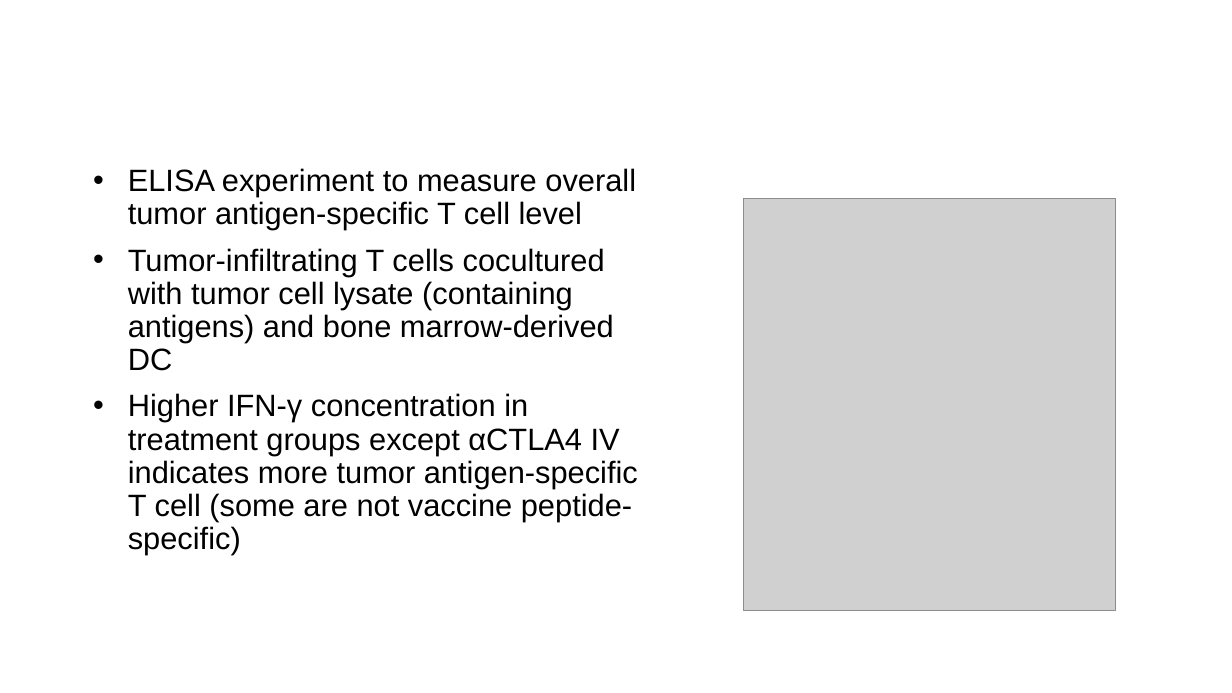
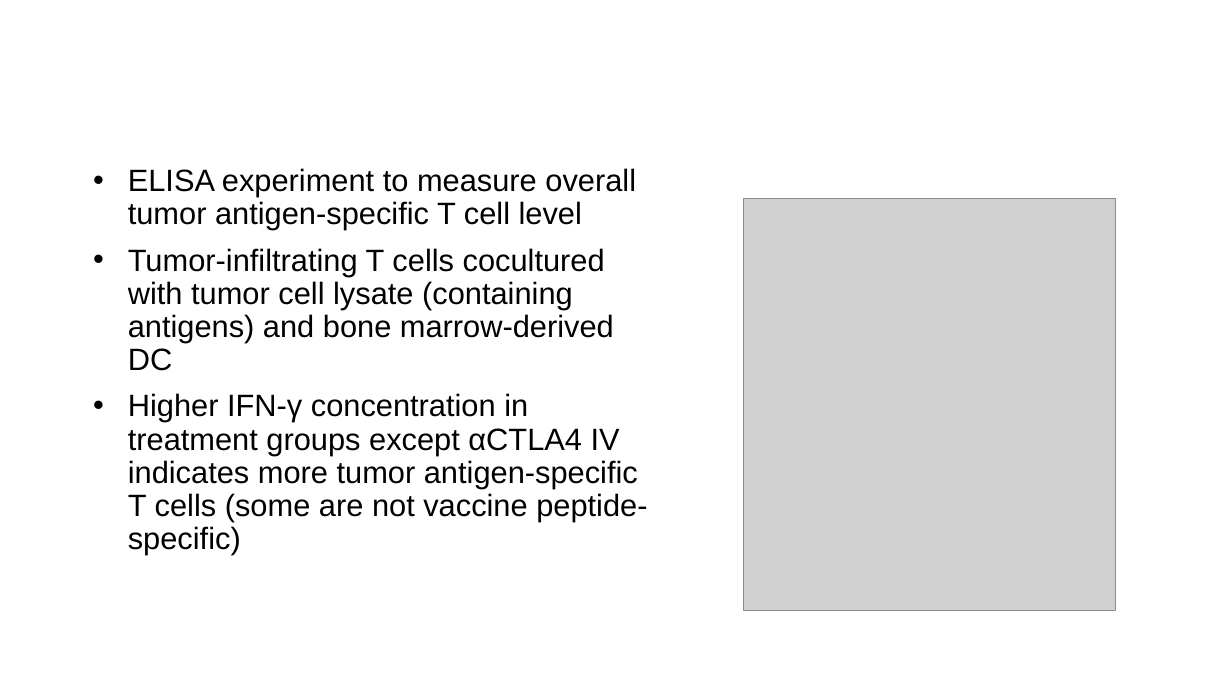
Before and after one commit to liuwd15/liuwd15.github.io, a slide deck: slide 14 of assets/presentations/QS seminar 2025.pptx. Drawn at 1232x693 pixels with LibreOffice and Linux fonts; fonts in the diff are those of the drawing; grey boxes stand for pictures; background and template pictures are left out. Boxes give left, top, right and bottom in pixels: in the first picture for what was removed or moved away, otherwise in the second. Text is boxed around its words. In the diff, an @@ line names an element or a change of style, - is before the commit and + after.

Commit message:
update presentation

```diff
--- a/assets/presentations/QS seminar 2025.pptx
+++ b/assets/presentations/QS seminar 2025.pptx
@@ text at (128, 393, 647, 555): text changed @@
-• Higher IFN-γ concentration in treatment groups except αCTLA4 IV indicates more tumor antigen-specific T cell (some are not vaccine peptide-specific)
+• Higher IFN-γ concentration in treatment groups except αCTLA4 IV indicates more tumor antigen-specific T cells (some are not vaccine peptide-specific)
```
Also in this commit, not shown: 8 other slides changed, 1 slide added.
